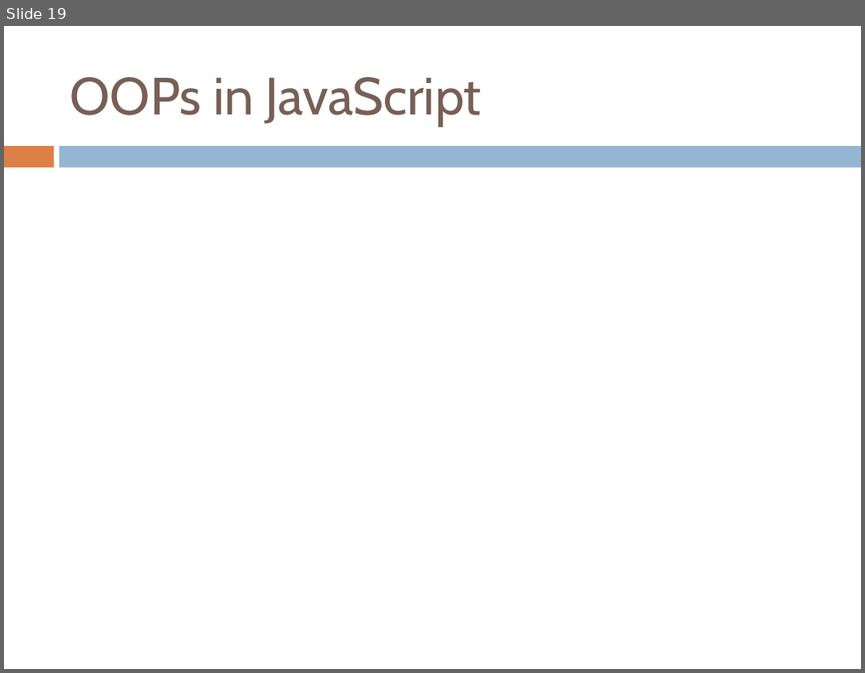
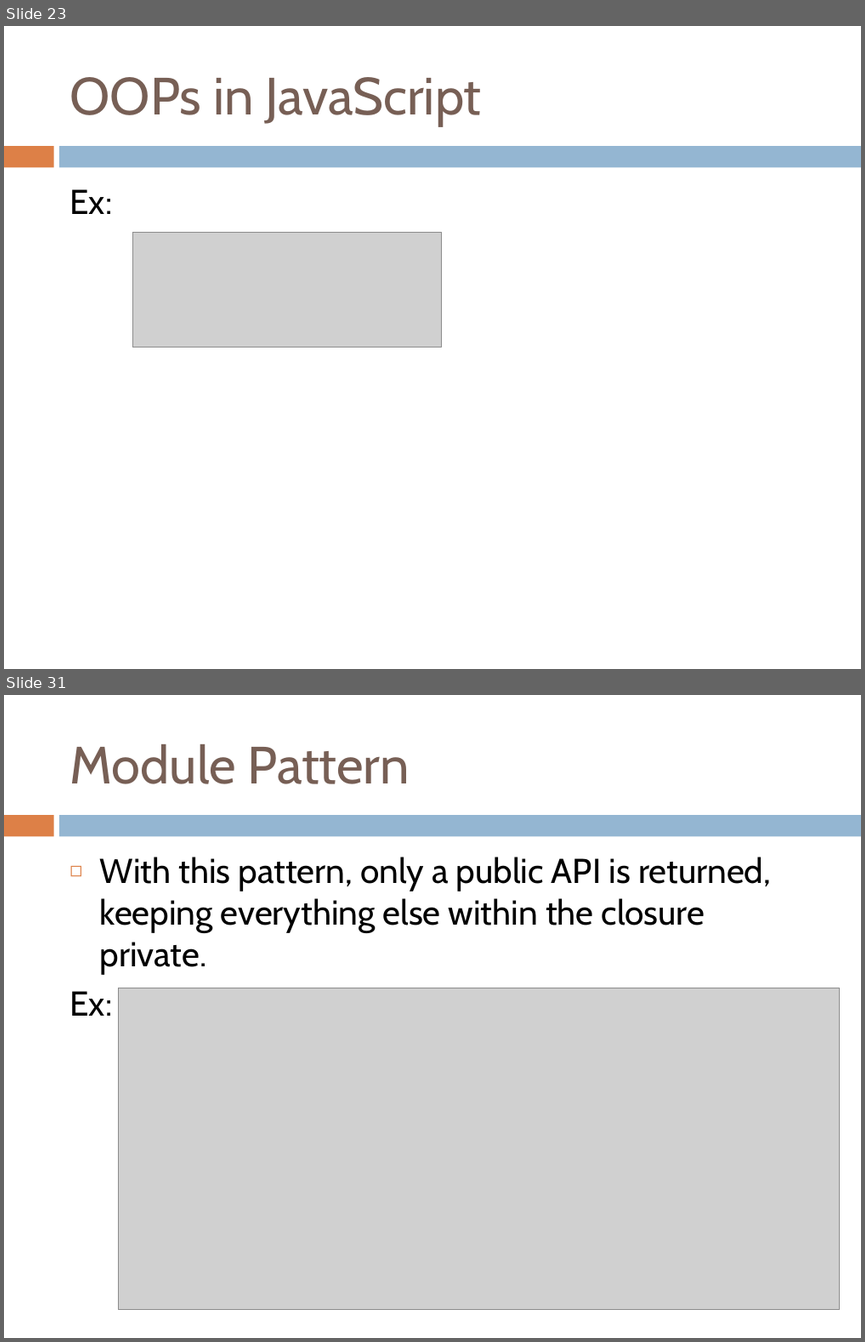
Before and after one commit to yedukondalurd/PPT, a slide deck: Advanced Javascript.pptx. Shown one above the other, each under a label of ours: slide 19 before the commit, slides 23 and 31 after it; the slides between them are not shown. The pictures are 865x673 and 865x1342 pixels, drawn with LibreOffice and Linux fonts; fonts in the diff are those of the drawing; grey boxes stand for pictures. Boxes give left, top, right and bottom in pixels: in the first picture for what was removed or moved away, otherwise in the second. Text is boxed around its words. In the diff, an @@ line names an element or a change of style, - is before the commit and + after.

```diff
--- a/Advanced Javascript.pptx
+++ b/Advanced Javascript.pptx
@@ slide 31 added at (x1=4, y1=695, x2=861, y2=1338), background #FFFFFF; not listed: 2 template elements that a slide beside it also shows @@
@@ title added at (x1=69, y1=744, x2=409, y2=784), 44 pt, text #775F55 @@
+Module Pattern
@@ text added at (x1=69, y1=857, x2=771, y2=1015), 29 pt, text #000000 @@
+◻ With this pattern, only a public API is returned, keeping everything else within the closure private.
+Ex:
@@ picture added at (x1=118, y1=988, x2=840, y2=1310) @@
@@ what was slide 19 is now slide 23 @@
@@ slide 23 changed as well @@
@@ text added at (x1=69, y1=189, x2=112, y2=214), 29 pt, text #000000 @@
+Ex:
@@ picture added at (x1=132, y1=233, x2=441, y2=347) @@
```
Also in this commit, not shown: 2 other slides changed, 12 other slides added, 1 other file.
